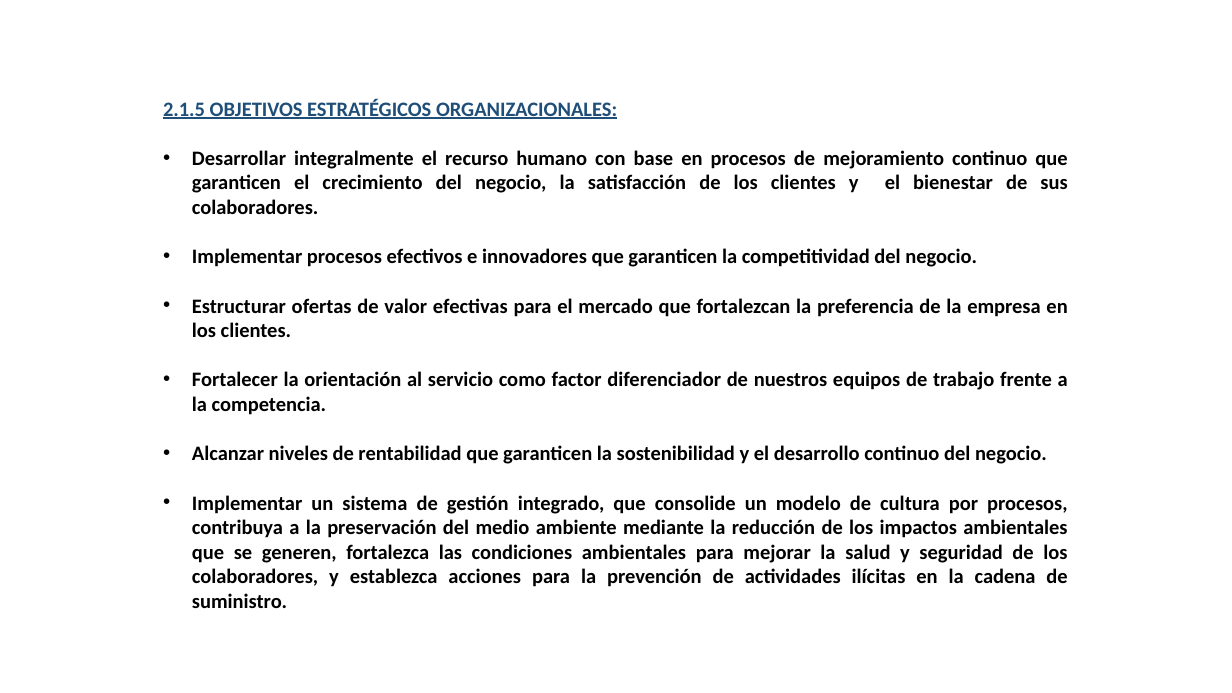
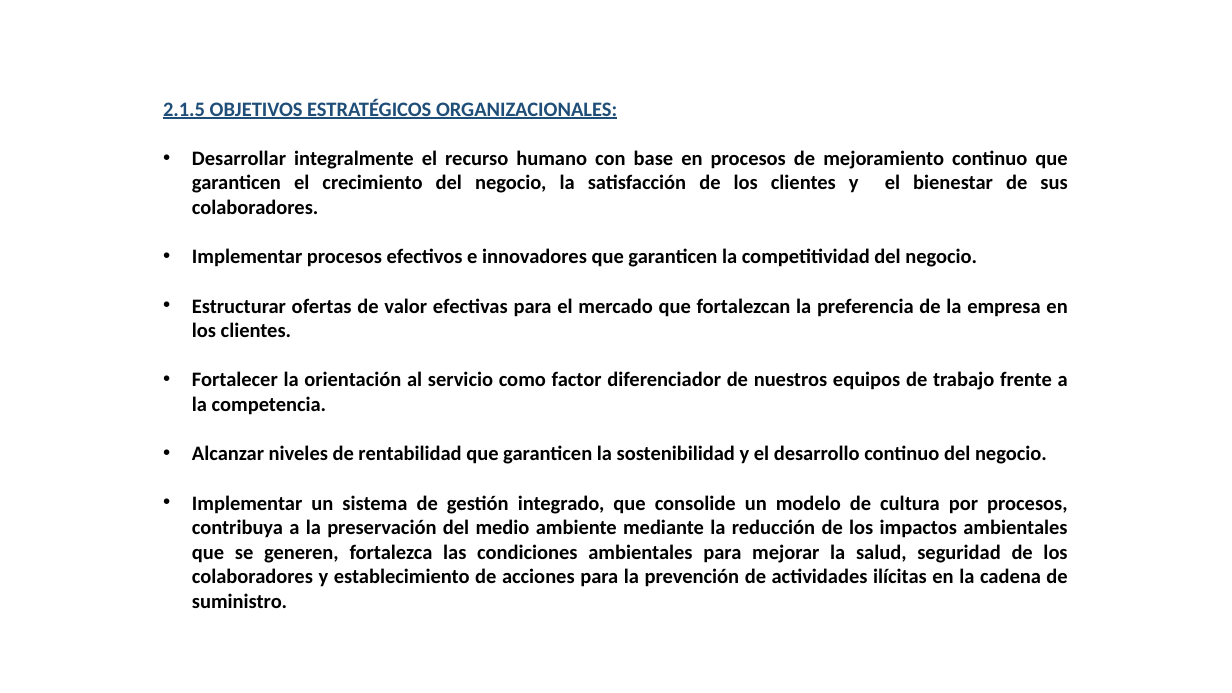
Before and after one commit to anthourrego/intranet, a slide deck: slide 20 of documentos/pres.pptx. Drawn at 1232x693 pixels with LibreOffice and Linux fonts; fonts in the diff are those of the drawing; background and template pictures are left out. Boxes give left, top, right and bottom in pixels: in the first picture for what was removed or moved away, otherwise in the second. Text is boxed around its words. In the diff, an @@ line names an element or a change of style, - is before the commit and + after.

```diff
--- a/documentos/pres.pptx
+++ b/documentos/pres.pptx
@@ text at [192, 495, 1067, 608]: text changed @@
-• Implementar un sistema de gestión integrado, que consolide un modelo de cultura por procesos, contribuya a la preservación del medio ambiente mediante la reducción de los impactos ambientales que se generen, fortalezca las condiciones ambientales para mejorar la salud y seguridad de los colaboradores, y establezca acciones para la prevención de actividades ilícitas en la cadena de suministro.
+• Implementar un sistema de gestión integrado, que consolide un modelo de cultura por procesos, contribuya a la preservación del medio ambiente mediante la reducción de los impactos ambientales que se generen, fortalezca las condiciones ambientales para mejorar la salud, seguridad de los colaboradores y establecimiento de acciones para la prevención de actividades ilícitas en la cadena de suministro.
```
Also in this commit, not shown: 8 other slides changed, 6 other files.
